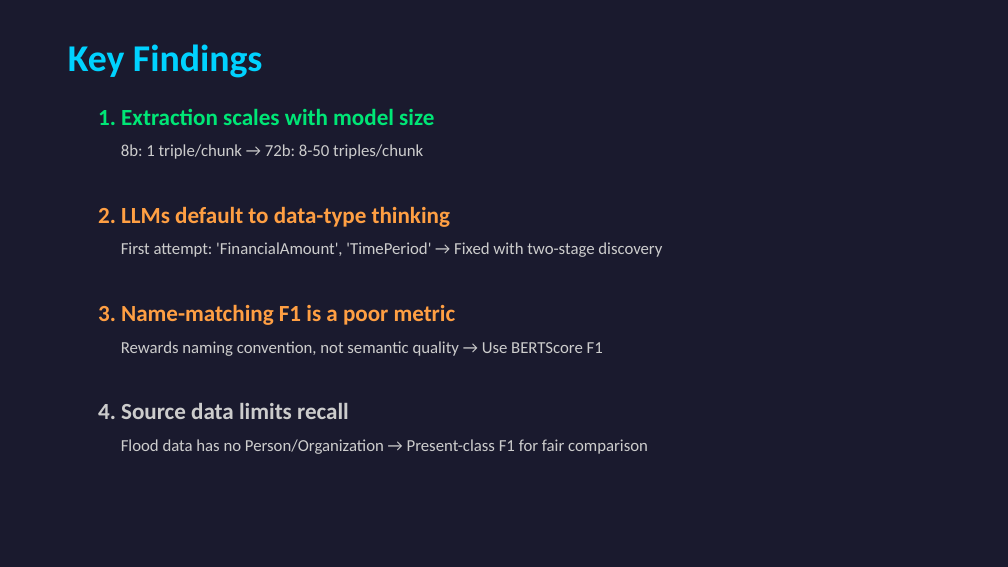
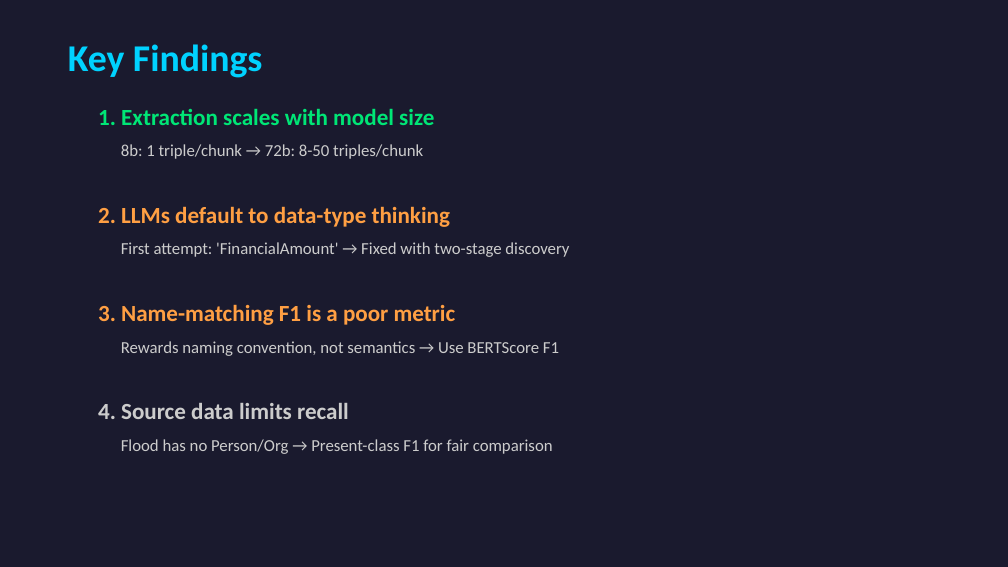
Before and after one commit to xiw-1202/Agentic-Data-Fusion-for-Insurance-Knowledge-Graphs, a slide deck: slide 11 of docs/CS584_Midterm_Presentation.pptx (slide 8 before the commit). Drawn at 1008x567 pixels with LibreOffice and Linux fonts; fonts in the diff are those of the drawing. Boxes give left, top, right and bottom in pixels: in the first picture for what was removed or moved away, otherwise in the second. Text is boxed around its words. In the diff, an @@ line names an element or a change of style, - is before the commit and + after.

```diff
--- a/docs/CS584_Midterm_Presentation.pptx
+++ b/docs/CS584_Midterm_Presentation.pptx
@@ text at (121, 242, 569, 257): text changed @@
-First attempt: 'FinancialAmount', 'TimePeriod' → Fixed with two-stage discovery
+First attempt: 'FinancialAmount' → Fixed with two-stage discovery
@@ text at (121, 341, 559, 356): text changed @@
-Rewards naming convention, not semantic quality → Use BERTScore F1
+Rewards naming convention, not semantics → Use BERTScore F1
@@ text at (121, 439, 553, 454): text changed @@
-Flood data has no Person/Organization → Present-class F1 for fair comparison
+Flood has no Person/Org → Present-class F1 for fair comparison
```
Also in this commit, not shown: 7 other slides changed, 3 slides added.
